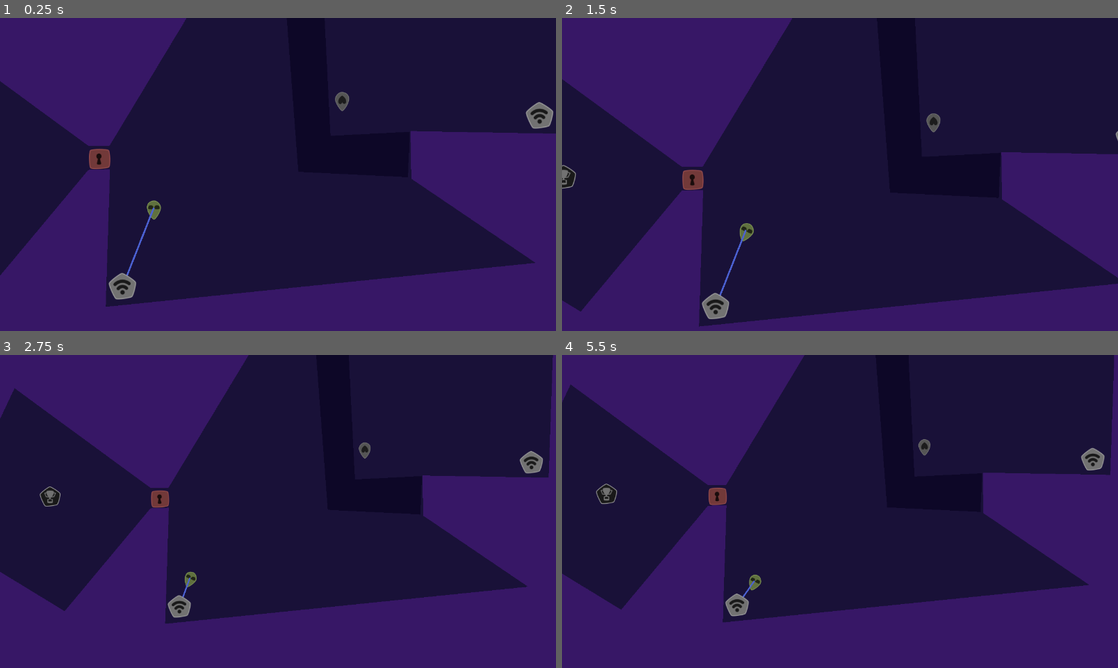
Above: before the commit, frames 1-4 (two rows, left to right).
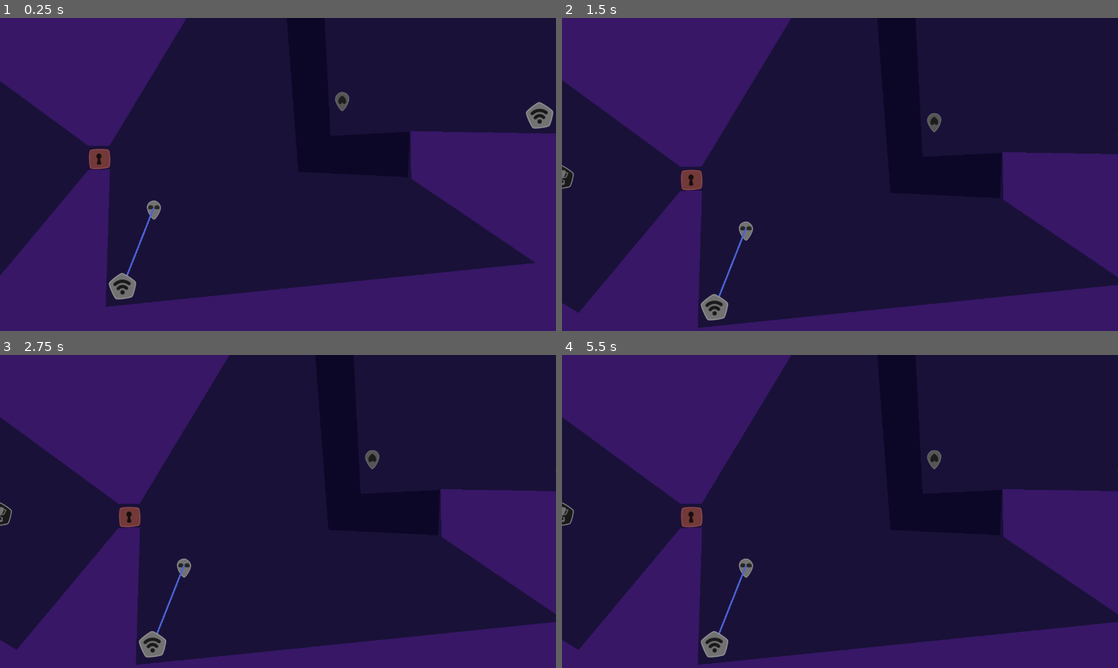
Above: after the commit, the same moments.

Repository: jacobabarbary/BooleanCircuit
Game: Godot game, scene res://level/level_3.tscn
Two runs of this game, one before a commit and one after it. Both use one fixed random seed, a clock stepped at 60 frames per second and the inputs below. This scene is started directly instead of the project's main scene.
Inputs:
- Up to frame 1 (0.25 s): no input
- Up to frame 2 (1.5 s): tap Right (Player2Action) at 0.6 s; tap Down (PlayerAction) at 1.35 s
- Up to frame 3 (2.75 s): tap Right (Player2Action) at 2.1 s
- Up to frame 4 (5.5 s): tap Down (PlayerAction) at 2.85, 4.35 s; tap Right (Player2Action) at 3.6, 5.1 s

The runs differ from the first frame. In frame 1, less than 0.1% of the frame differs, in the area x 26-29%, y 58-65%; in frame 2, 1.2%; in frame 3, 21%, in the area x 0-100%, y 0-100%; in frame 4, 21%.

Commit message:
player uses profile

Diff:
--- a/agents/player/Player.gd
+++ b/agents/player/Player.gd
@@ -14,7 +14,7 @@
 export(int) var player_friction = 0.1
 export(int, "PlayerAction","Player2Action") var player_number = 1
 
-var profile = null
+var profile = Profiles.get_default()
 var inputs_pressed = [null, null, null]
 var inputs = ["PlayerAction","Player2Action"]
 var rot_speed = 0.1
@@ -27,13 +27,13 @@
 
 func _ready():
 	set_skin(skin)
-	set_color(color)
+	set_color(profile.color)
 
 func _process(delta):
 	inputs_pressed = [
-		Input.is_action_pressed(inputs[player_number]),
-		Input.is_action_just_released(inputs[player_number]),
-		Input.is_action_just_pressed(inputs[player_number])]
+		Input.is_action_pressed(profile.action),
+		Input.is_action_just_released(profile.action),
+		Input.is_action_just_pressed(profile.action)]
 
 
 func _physics_process(delta):
@@ -59,7 +59,6 @@
 		charge = 1
 
 func set_color(col: Color)->void:
-	color = col
 	sprite.modulate = col
 
 func set_skin(index)->void:
@@ -67,7 +66,7 @@
 	$Sprite.set_frame(index)
 
 func _on_Connector_connected():
-	$Sprite.modulate = color
+	$Sprite.modulate = profile.color
 	get_tree().call_group("PlayerConnections","_on_player_connected", self)
 
 func _on_Connector_disconnected():
--- a/lobby/Profiles.gd
+++ b/lobby/Profiles.gd
@@ -37,6 +37,8 @@
 	add_child(new_player)
 	return new_player
 
+func get_default():
+	return $Default
 
 func get_players():
 	return get_children()
--- a/lobby/Profiles.tscn
+++ b/lobby/Profiles.tscn
@@ -1,8 +1,13 @@
-[gd_scene load_steps=2 format=2]
+[gd_scene load_steps=3 format=2]
 
 [ext_resource path="res://lobby/Profiles.gd" type="Script" id=1]
+[ext_resource path="res://lobby/player.tscn" type="PackedScene" id=2]
 
 [node name="Profiles" type="Node"]
 pause_mode = 1
 script = ExtResource( 1 )
 colors = [ Color( 0.403922, 0.913725, 0.937255, 1 ), Color( 0.960784, 0.278431, 0.278431, 1 ), Color( 0.890196, 0.91372 …(307 unchanged characters)…
+
+[node name="Default" parent="." instance=ExtResource( 2 )]
+color = Color( 1, 1, 1, 1 )
+action = "player1action"
